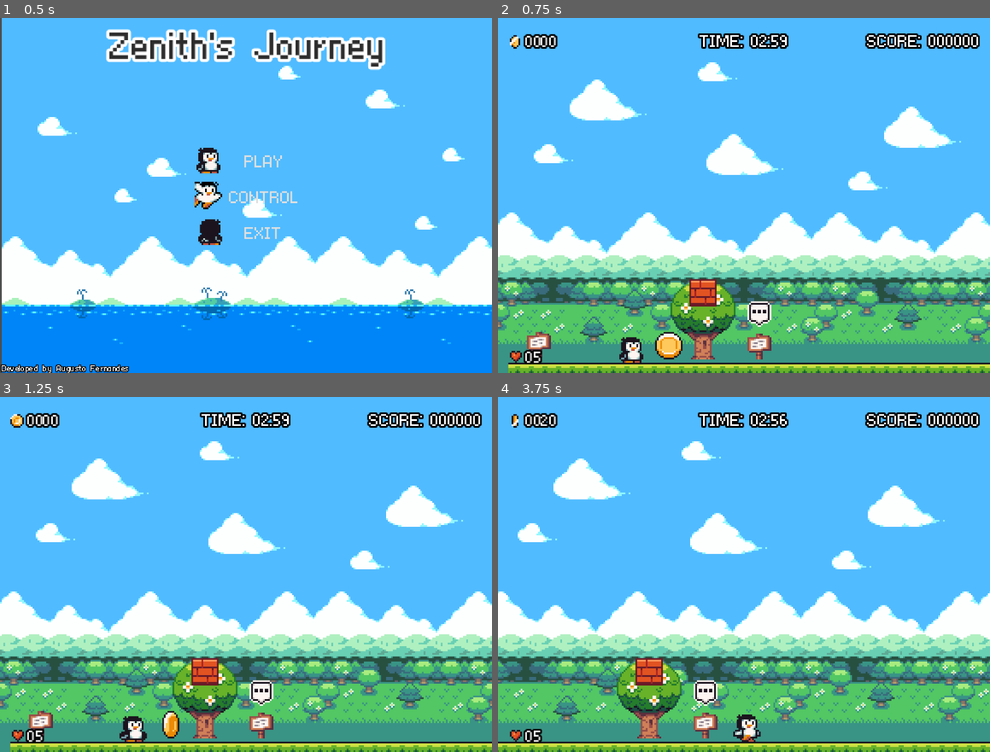
Above: before the commit, frames 1-4 (two rows, left to right).
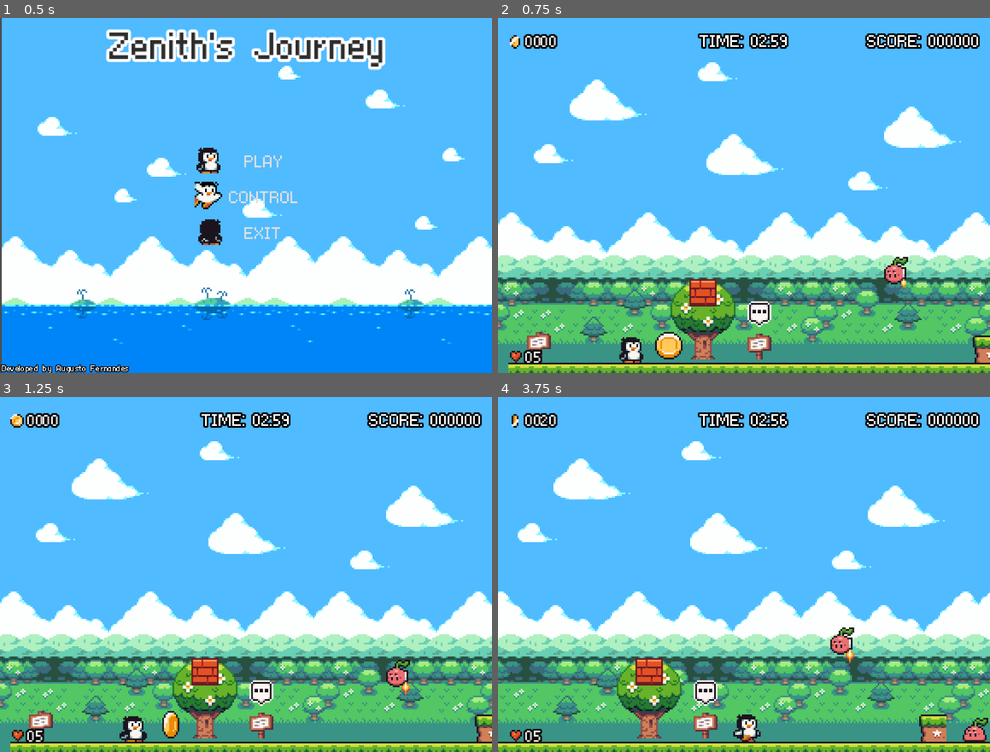
Above: after the commit, the same moments.

Repository: AugustoFernandesc/meu-primerio-jogo-2d
Game: Godot game, scene res://ui/main_menu.tscn
Two runs of this game, one before a commit and one after it. Both use one fixed random seed, a clock stepped at 60 frames per second and the inputs below.
Inputs:
- Up to frame 1 (0.5 s): no input
- Up to frame 2 (0.75 s): click "PLAY" at 0.5 s
- Up to frame 3 (1.25 s): no input
- Up to frame 4 (3.75 s): hold S (duck) 1.28-2.03 s; hold D (right) 1.28-2.78 s; tap Space (jump) at 1.52, 2.27 s; tap O (advance_message) at 2.1 s; tap S (duck) at 2.3 s; hold A (left) 2.78-3.53 s; hold S (duck) 2.78-3.53 s; hold D (right) from 3.53 s (still down); tap I (interact) at 3.6 s

Frame 1 is identical in both runs. In frame 2, 0.5% of the frame differs, in the area x 78-100%, y 67-98%; in frame 3, 0.6%; in frame 4, 1.0%, in the area x 67-100%, y 64-98%.

Commit message:
feat: implementa Rocket Cherry com queda e spawn de Cherry terrestre

Diff:
--- /dev/null
+++ b/entities/cherry.tscn
@@ -0,0 +1,78 @@
+[gd_scene load_steps=10 format=3 uid="uid://db2c4k2oyuy2w"]
+
+[ext_resource type="Script" uid="uid://s7jysgnm4ldr" path="res://scripts/cherry.gd" id="1_432ib"]
+[ext_resource type="Texture2D" uid="uid://evlu22rd7qx1" path="res://sprites/Sprite Pack 2/7 - Rocket Cherry/Hurt (16 x 32).png" id="1_w004n"]
+[ext_resource type="Texture2D" uid="uid://1s60qmh7370" path="res://sprites/Sprite Pack 2/7 - Rocket Cherry/Hopping (16 x 32).png" id="2_432ib"]
+
+[sub_resource type="AtlasTexture" id="AtlasTexture_tsew5"]
+atlas = ExtResource("1_w004n")
+region = Rect2(0, 0, 16, 32)
+
+[sub_resource type="AtlasTexture" id="AtlasTexture_i62j3"]
+atlas = ExtResource("2_432ib")
+region = Rect2(0, 0, 16, 32)
+
+[sub_resource type="AtlasTexture" id="AtlasTexture_ndhkm"]
+atlas = ExtResource("2_432ib")
+region = Rect2(16, 0, 16, 32)
+
+[sub_resource type="SpriteFrames" id="SpriteFrames_4lbs2"]
+animations = [{
+"frames": [{
+"duration": 1.0,
+"texture": SubResource("AtlasTexture_tsew5")
+}],
+"loop": true,
+"name": &"hurt",
+"speed": 5.0
+}, {
+"frames": [{
+"duration": 1.0,
+"texture": SubResource("AtlasTexture_i62j3")
+}, {
+"duration": 1.0,
+"texture": SubResource("AtlasTexture_ndhkm")
+}],
+"loop": true,
+"name": &"walk",
+"speed": 5.0
+}]
+
+[sub_resource type="CircleShape2D" id="CircleShape2D_n73or"]
+radius = 6.0
+
+[sub_resource type="RectangleShape2D" id="RectangleShape2D_432ib"]
+size = Vector2(11, 2)
+
+[node name="cherry" type="CharacterBody2D" groups=["enemies"]]
+collision_layer = 4
+up_direction = Vector2(0, 1)
+script = ExtResource("1_432ib")
+
+[node name="AnimatedSprite2D" type="AnimatedSprite2D" parent="."]
+sprite_frames = SubResource("SpriteFrames_4lbs2")
+animation = &"walk"
+frame = 1
+frame_progress = 0.41108564
+
+[node name="CollisionShape2D" type="CollisionShape2D" parent="."]
+position = Vector2(0, 10)
+shape = SubResource("CircleShape2D_n73or")
+
+[node name="hitbox" type="Area2D" parent="." groups=["enemies"]]
+collision_layer = 4
+
+[node name="CollisionShape2D" type="CollisionShape2D" parent="hitbox"]
+position = Vector2(0.5, 3)
+shape = SubResource("RectangleShape2D_432ib")
+debug_color = Color(0.9874465, 0, 0.31791717, 0.41960785)
+
+[node name="wallDetector" type="RayCast2D" parent="."]
+position = Vector2(2, 14)
+target_position = Vector2(-10, 0)
+
+[node name="groundDetector" type="RayCast2D" parent="."]
+position = Vector2(10, 1)
+target_position = Vector2(0, 16)
+
+[connection signal="animation_finished" from="AnimatedSprite2D" to="." method="_on_animated_sprite_2d_animation_finished"]
--- /dev/null
+++ b/entities/rocket_cherry.tscn
@@ -0,0 +1,71 @@
+[gd_scene load_steps=10 format=3 uid="uid://8wi5ov5t345m"]
+
+[ext_resource type="Script" uid="uid://by2bhopd8ua3n" path="res://scripts/rocket_cherry.gd" id="1_mjc4a"]
+[ext_resource type="Texture2D" uid="uid://c3a061bccnw3u" path="res://sprites/Sprite Pack 2/7 - Rocket Cherry/Flying (16 x 32).png" id="1_sf8fx"]
+[ext_resource type="Texture2D" uid="uid://dtyrbekvudu4m" path="res://sprites/Sprite Pack 2/7 - Rocket Cherry/Hurt_Falling (16 x 32).png" id="2_mjc4a"]
+
+[sub_resource type="AtlasTexture" id="AtlasTexture_mnfex"]
+atlas = ExtResource("1_sf8fx")
+region = Rect2(0, 0, 16, 32)
+
+[sub_resource type="AtlasTexture" id="AtlasTexture_28ffs"]
+atlas = ExtResource("1_sf8fx")
+region = Rect2(16, 0, 16, 32)
+
+[sub_resource type="AtlasTexture" id="AtlasTexture_xvmfb"]
+atlas = ExtResource("2_mjc4a")
+region = Rect2(0, 0, 16, 32)
+
+[sub_resource type="SpriteFrames" id="SpriteFrames_lk7bc"]
+animations = [{
+"frames": [{
+"duration": 1.0,
+"texture": SubResource("AtlasTexture_mnfex")
+}, {
+"duration": 1.0,
+"texture": SubResource("AtlasTexture_28ffs")
+}],
+"loop": true,
+"name": &"flying",
+"speed": 7.0
+}, {
+"frames": [{
+"duration": 1.0,
+"texture": SubResource("AtlasTexture_xvmfb")
+}],
+"loop": false,
+"name": &"hurt",
+"speed": 5.0
+}]
+
+[sub_resource type="CircleShape2D" id="CircleShape2D_g8st4"]
+radius = 6.0
+
+[sub_resource type="RectangleShape2D" id="RectangleShape2D_mjc4a"]
+size = Vector2(10, 4)
+
+[node name="rocket_cherry" type="CharacterBody2D" groups=["enemies"]]
+collision_layer = 4
+script = ExtResource("1_mjc4a")
+
+[node name="anim" type="AnimatedSprite2D" parent="."]
+sprite_frames = SubResource("SpriteFrames_lk7bc")
+animation = &"hurt"
+autoplay = "flying"
+
+[node name="collision" type="CollisionShape2D" parent="."]
+position = Vector2(0, 7)
+shape = SubResource("CircleShape2D_g8st4")
+
+[node name="hitbox" type="Area2D" parent="." groups=["enemies"]]
+position = Vector2(0, -1)
+collision_layer = 4
+
+[node name="CollisionShape2D" type="CollisionShape2D" parent="hitbox"]
+shape = SubResource("RectangleShape2D_mjc4a")
+debug_color = Color(0.9765044, 0, 0.41494647, 0.41960785)
+
+[node name="ground_detector" type="RayCast2D" parent="."]
+target_position = Vector2(0, 16)
+
+[connection signal="animation_finished" from="anim" to="." method="_on_anim_animation_finished"]
--- a/project.godot
+++ b/project.godot
@@ -89,6 +89,8 @@
 2d_physics/layer_6="underWater"
 2d_physics/layer_7="items"
 2d_physics/layer_8="interactables"
+2d_physics/layer_9="hitbox_enemy"
+2d_physics/layer_10="hurt_box"
 
 [rendering]
 
--- a/scene/grassland.tscn
+++ b/scene/grassland.tscn
@@ -16,8 +16,13 @@
 [ext_resource type="PackedScene" uid="uid://cc33erjqx7dux" path="res://entities/interactables/break_box.tscn" id="14_u35md"]
 [ext_resource type="PackedScene" uid="uid://b7gcc3qptbup0" path="res://singletons/warning_sign.tscn" id="15_mrqkn"]
 [ext_resource type="PackedScene" uid="uid://bp2w4dafq5c0c" path="res://entities/interactables/spikes.tscn" id="16_ut6yh"]
+[ext_resource type="PackedScene" uid="uid://8wi5ov5t345m" path="res://entities/rocket_cherry.tscn" id="17_d5gue"]
+[ext_resource type="PackedScene" uid="uid://db2c4k2oyuy2w" path="res://entities/cherry.tscn" id="18_5evsw"]
 
 [node name="grassland" type="Node2D"]
+
+[node name="base_patrol" parent="." instance=ExtResource("17_d5gue")]
+position = Vector2(232, 140)
 
 [node name="player" parent="." instance=ExtResource("1_3kscr")]
 position = Vector2(78, 192)
@@ -26,7 +31,7 @@
 
 [node name="terrain" type="TileMapLayer" parent="tiles"]
 position = Vector2(6, -22)
-tile_map_data = PackedByteArray("AAAAAA4AAAACAAMAAAABAA4AAAA …(1264 unchanged characters)… DAAUAAAA0AA0AAAAEAAQAAAA0AAwAAAACAAMAAAA=")
+tile_map_data = PackedByteArray("AAAAAA4AAAACAAMAAAABAA4AAAA …(1264 unchanged characters)… DAAUAAAA0AA0AAAAEAAQAAAA0AAwAAAACAAMAAAARAA0AAAABAAMAAAA=")
 tile_set = ExtResource("2_dm3bm")
 
 [node name="decoration" type="TileMapLayer" parent="tiles"]
@@ -121,3 +126,6 @@
 
 [node name="spikes" parent="." instance=ExtResource("16_ut6yh")]
 position = Vector2(750, 198)
+
+[node name="cherry" parent="." instance=ExtResource("18_5evsw")]
+position = Vector2(373, 189)
--- /dev/null
+++ b/scripts/cherry.gd
@@ -0,0 +1,70 @@
+extends CharacterBody2D
+
+enum cherry_state {
+	walk,
+	hurt,
+}
+
+
+@onready var anim: AnimatedSprite2D = $AnimatedSprite2D
+@onready var hitbox: Area2D = $hitbox
+@onready var wall_detector: RayCast2D = $wallDetector
+@onready var ground_detector: RayCast2D = $groundDetector
+
+const SPEED = 20.0
+const JUMP_VELOCITY = -400.0
+
+var status: cherry_state
+
+var direction = 1
+var can_throw = true
+
+func _ready() -> void:
+	go_to_walk_state()
+
+func _physics_process(delta: float) -> void:
+
+	if not is_on_floor():
+		velocity += get_gravity() * delta
+
+	match status:
+		cherry_state.walk:
+			walk_state(delta)
+		cherry_state.hurt:
+			hurt_state(delta)
+	move_and_slide()
+
+
+func go_to_walk_state():
+	status = cherry_state.walk
+	anim.play("walk")
+
+func go_to_hurt_state():
+	status = cherry_state.hurt
+	anim.play("hurt")
+	hitbox.process_mode = Node.PROCESS_MODE_DISABLED
+	velocity = Vector2.ZERO
+
+func walk_state(_delta):
+	velocity.x = SPEED * direction
+	if wall_detector.is_colliding():
+		scale.x *= -1
+		direction *= -1
+
+	if not ground_detector.is_colliding():
+		scale.x *= 1
+		direction *= -1
+
+func flying_state(_delta):
+	pass
+
+func hurt_state(_delta):
+	pass
+
+func take_damage():
+	go_to_hurt_state()
+
+
+	if anim.animation == "hurt":
+		Globals.score += 100
+		queue_free()
--- /dev/null
+++ b/scripts/rocket_cherry.gd
@@ -0,0 +1,71 @@
+extends CharacterBody2D
+
+@onready var anim: AnimatedSprite2D = $anim
+@onready var hitbox: Area2D = $hitbox
+@onready var ground_detector: RayCast2D = $ground_detector
+var cherry_scene = preload("res://entities/cherry.tscn")
+
+enum rockt_cherry_state {
+	flying,
+	hurt,
+}
+
+const SPEED = 30.0
+const JUMP_VELOCITY = -400.0
+var direction = 1
+var start_position_y = 0.0
+
+var status: rockt_cherry_state
+
+func _ready() -> void:
+	start_position_y = global_position.y
+	go_to_flying_state()
+
+func _physics_process(delta: float) -> void:
+
+	if not is_on_floor():
+		velocity += get_gravity() * delta
+
+	match status:
+		rockt_cherry_state.flying:
+			flying_state(delta)
+		rockt_cherry_state.hurt:
+			hurt_state(delta)
+	move_and_slide()
+
+func go_to_flying_state():
+	status = rockt_cherry_state.flying
+	anim.play("flying")
+
+func go_to_hurt_state():
+	if status == rockt_cherry_state.hurt: return
+	status = rockt_cherry_state.hurt
+	anim.play("hurt")
+	hitbox.process_mode = Node.PROCESS_MODE_DISABLED
+	velocity = Vector2.ZERO
+	set_physics_process(false)
+
+func flying_state(_delta):
+	velocity.y = SPEED * direction
+	if direction == 1 and ground_detector.is_colliding():
+		direction = -1
+	elif direction == -1 and global_position.y <= start_position_y:
+		direction = 1
+		global_position.y = start_position_y
+
+func hurt_state(_delta):
+	velocity.x = move_toward(velocity.x, 0, 10)
+
+func take_damage():
+	go_to_hurt_state()
+
+func spawn_cherry():
+	var cherry = cherry_scene.instantiate()
+	cherry.global_position = global_position
+	get_parent().add_child(cherry)
+
+func _on_anim_animation_finished() -> void:
+	if anim.animation == "hurt":
+		Globals.score += 100
+		spawn_cherry()
+		queue_free()
--- a/singletons/warning_sign.tscn
+++ b/singletons/warning_sign.tscn
@@ -5,7 +5,7 @@
 [ext_resource type="Texture2D" uid="uid://s0wrnvxcf0g7" path="res://sprites/Mini FX, Items & UI/Mini UI/Speech_Emotes (16 x 16).png" id="3_1yr7v"]
 
 [sub_resource type="RectangleShape2D" id="RectangleShape2D_f46l0"]
-size = Vector2(22, 20)
+size = Vector2(22, 18)
 
 [node name="warning_sign" type="Node2D"]
 script = ExtResource("1_f46l0")
@@ -25,4 +25,5 @@
 collision_mask = 2
 
 [node name="CollisionShape2D" type="CollisionShape2D" parent="area_sign"]
+position = Vector2(0, -1)
 shape = SubResource("RectangleShape2D_f46l0")
Not shown: 1 places in scene/grassland.tscn that only renumber resources
Not shown, added: scripts/cherry.gd.uid
Not shown, added: scripts/rocket_cherry.gd.uid
Binary file added: sprites/Sprite Pack 2/1 - Onion Lad/Hurt (16 x 16).png
Not shown, added: sprites/Sprite Pack 2/1 - Onion Lad/Hurt (16 x 16).png.import
Binary file added: sprites/Sprite Pack 2/1 - Onion Lad/Idle (16 x 16).png
Not shown, added: sprites/Sprite Pack 2/1 - Onion Lad/Idle (16 x 16).png.import
Binary file added: sprites/Sprite Pack 2/1 - Onion Lad/Inner_Fists (16 x 16).png
Not shown, added: sprites/Sprite Pack 2/1 - Onion Lad/Inner_Fists (16 x 16).png.import
Binary file added: sprites/Sprite Pack 2/1 - Onion Lad/Outer_Fists (16 x 16).png
Not shown, added: sprites/Sprite Pack 2/1 - Onion Lad/Outer_Fists (16 x 16).png.import
Binary file added: sprites/Sprite Pack 2/1 - Onion Lad/Run_&_Jump (16 x 16).png
(and 267 more such lines)
